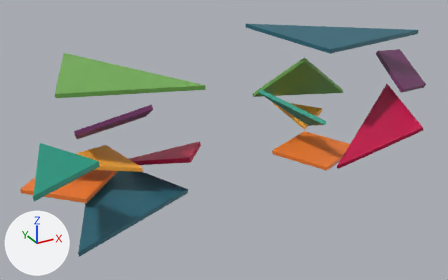
What one commit did to the glTF model Tangram_patrimoine.glb.
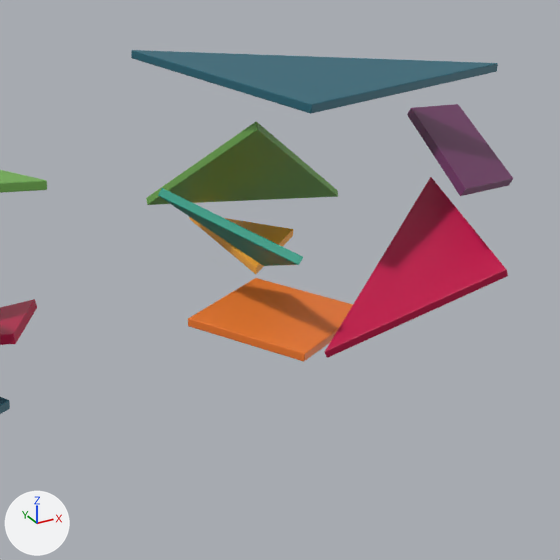
Each version appears first whole from a camera (50 mm lens) standing at (-3.84, -5.12, 3.09) and looking at (-0.74, 0.52, 0.27), and next in a close-up on the part from 41% to 100% of the width and 0% to 94% of the height. The lights are fixed; the arrows at lower left show +X, +Y and +Z. Both versions are drawn at frame 19 of the action 'Scene'; the numbers are the values there.
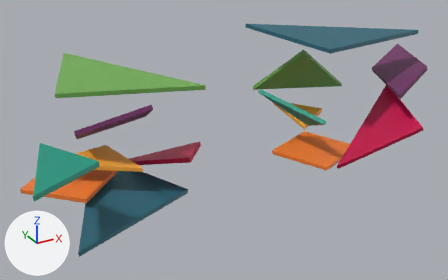
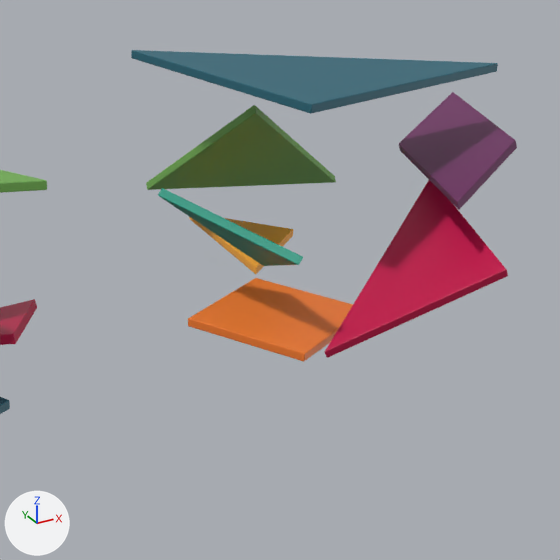
What differs and where, as boxes [x1, y1, x2, y2] in the close-ups (560 x 560 px):
'Plane.043', moved
    before: [146, 122, 338, 205]
    after: [146, 105, 336, 190]
'Plane.046', turned
    before: [407, 104, 513, 196]
    after: [399, 92, 517, 210]

The change, as a list of edits to the scene's bpy script:
```text
Change ob_plane_043:
    ob_plane_043.location: (0.821, 1.237, 0.462) -> (0.896, 1.365, 0.514)
Change ob_plane_046:
    ob_plane_046.rotation_euler: (0.157, 0.417, -0.377) -> (-0.000756, -0.33, -0.423)  # degrees (9, 24, -22) -> degrees (0, -19, -24)
```
